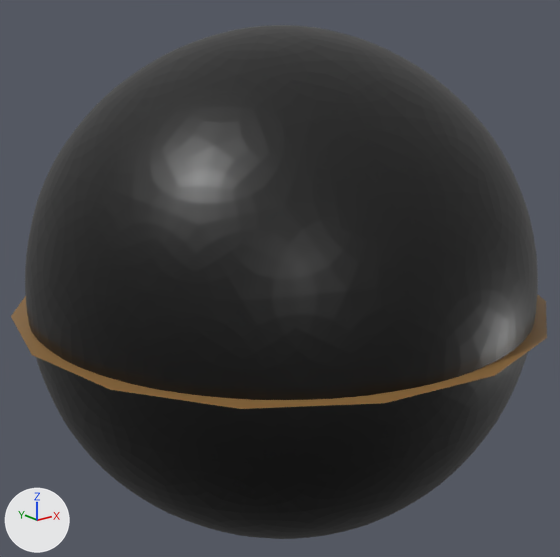
Two versions of the glTF model unpacked/ultimateMod/models/environment.glb, one commit apart.
Before and after are seen from a 50 mm lens placed at (-8265.0, -10295.0, 4197.0), pointed at (-5.0, 31.0, 67.0). Arrows for +X, +Y and +Z are at lower left; the lights stay in place. Where no turn or scale is listed for an object, it has been applied to the vertices.

The older version as bpy lines, for what is in view:
```python
me_cone_030 = bpy.data.meshes.new('Cone.030')
me_cone_030.from_pydata(...)  # 8256 vertices, 12104 faces; spans x -1165.0..1165.0, y -1007.0..1007.0, z -1102.0..1102.0
# faces by material slot: [4424, 7680]
me_cone_030.materials.append(mat_star)  # white #ffffff
me_cone_030.materials.append(mat_spaceblack)  # black #000000
me_cylinder_001 = bpy.data.meshes.new('Cylinder.001')
me_cylinder_001.from_pydata(...)  # a 16-sided cylinder along z spanning x -4593.0..4593.0, y -4593.0..4593.0, z -1.0..1.0
me_cylinder_001.materials.append(mat_material_001)  # brown #926e3f
ob_cylinder = bpy.data.objects.new('Cylinder', me_cylinder_001)
ob_cylinder.location = (0.0, 0.0, -177.0)
ob_space = bpy.data.objects.new('Space', me_cone_030)
ob_space.location = (0.0, 0.0, 0.0)
ob_space.rotation_euler = (-1.603, -0.956, -1.523)  # degrees (-92, -55, -87)
ob_space.scale = (3.72, 4.31, 3.93)
```
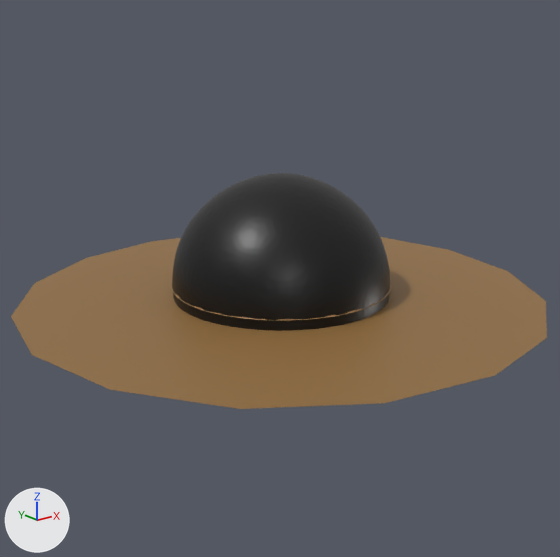
The change, as a diff of the scene's bpy script:
```diff
--- a/unpacked/ultimateMod/models/environment.glb.py
+++ b/unpacked/ultimateMod/models/environment.glb.py
@@ ob_space @@
 ob_space.rotation_euler = (-1.603, -0.956, -1.523)  # degrees (-92, -55, -87)
-ob_space.scale = (3.72, 4.31, 3.93)
+ob_space.scale = (1.65, 1.91, 1.74)
```

Location of each change, (x1, y1, x2, y2) in pixels of the pictures (560 x 557 px):
'Space', rescaled
    before: (25, 25, 538, 539)
    after: (172, 173, 390, 331)
'Cylinder', unchanged, uncovered by the edit
    before: (11, 294, 547, 409)
    after: (11, 237, 547, 409)
